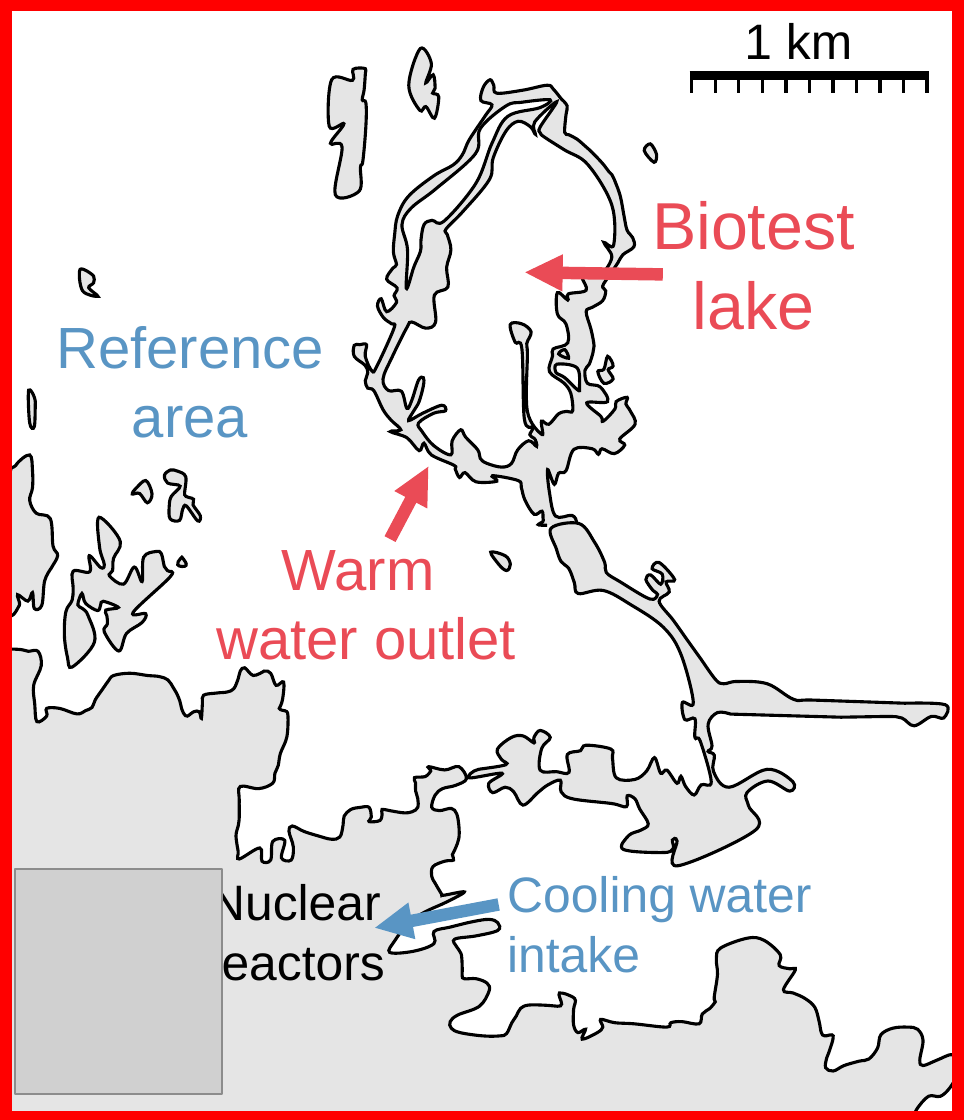
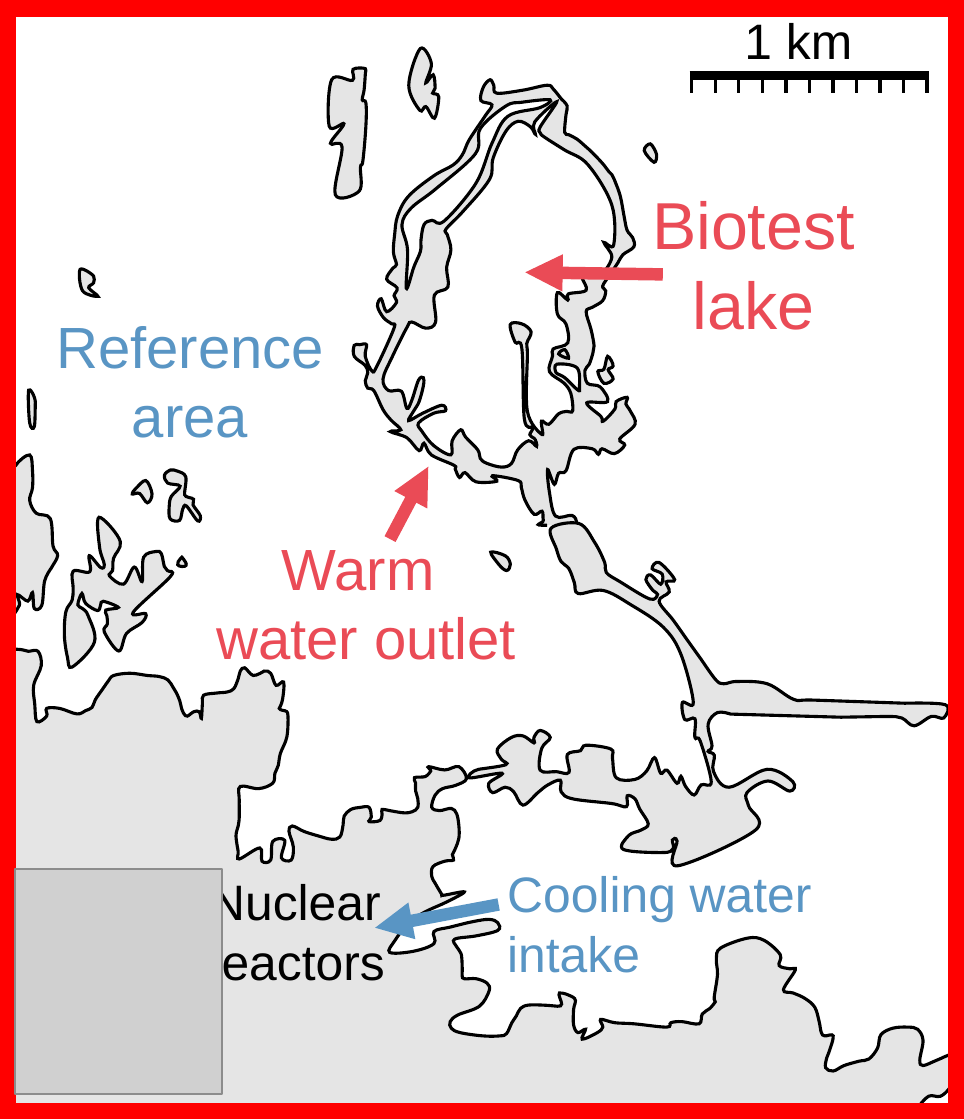
Before and after one commit to maxlindmark/warm-life-history, a slide deck: slide 1 of figures/maps/biotest_map.pptx. Drawn at 964x1120 pixels with LibreOffice and Linux fonts; fonts in the diff are those of the drawing; grey boxes stand for pictures. Boxes give left, top, right and bottom in pixels: in the first picture for what was removed or moved away, otherwise in the second. Text is boxed around its words. In the diff, an @@ line names an element or a change of style, - is before the commit and + after.

```diff
--- a/figures/maps/biotest_map.pptx
+++ b/figures/maps/biotest_map.pptx
@@ rectangle: place and size @@
-rectangle at (6,4,958,1116)
+rectangle at (7,9,957,1112)
@@ rectangle at (7,9,957,1112): outline #FF0000 6 pt to #FF0000 8 pt @@
```
Also in this commit, not shown: 5 other files.
